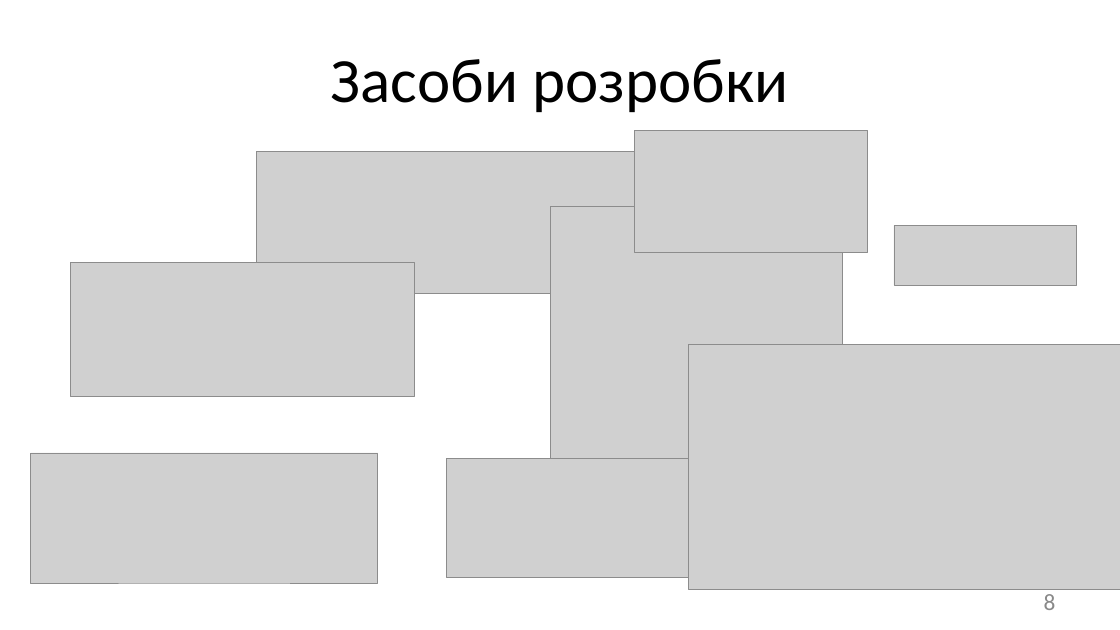
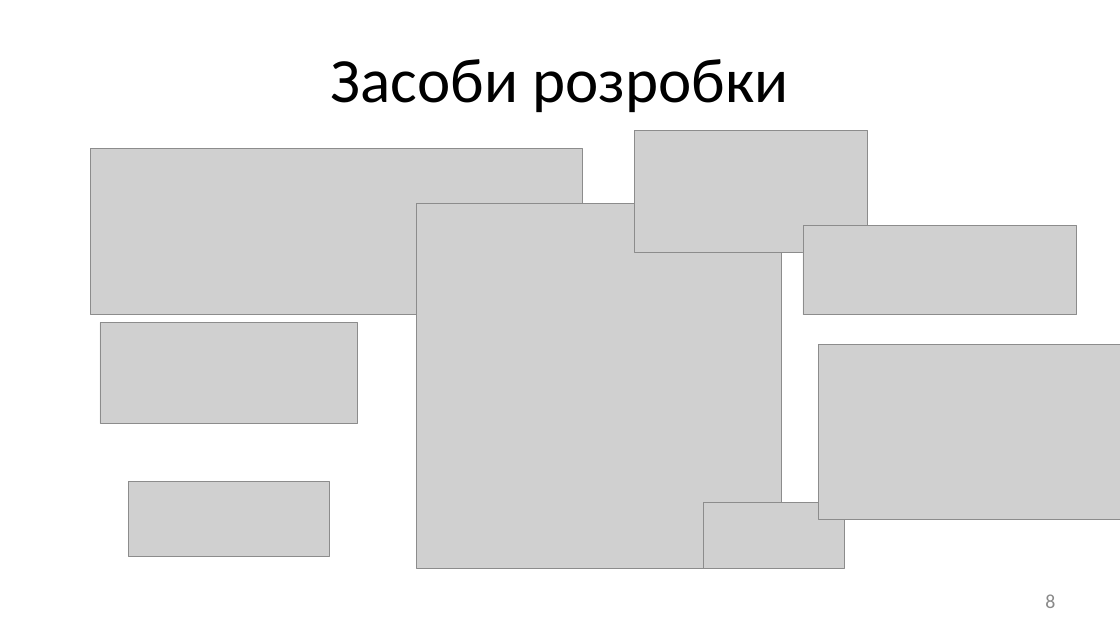
Before and after one commit to allmyloving/diploma, a slide deck: slide 8 of diploma_presentation.ppt. Drawn at 1120x630 pixels with LibreOffice and Linux fonts; fonts in the diff are those of the drawing; grey boxes stand for pictures. Boxes give left, top, right and bottom in pixels: in the first picture for what was removed or moved away, otherwise in the second. Text is boxed around its words. In the diff, an @@ line names an element or a change of style, - is before the commit and + after.

```diff
--- a/diploma_presentation.ppt
+++ b/diploma_presentation.ppt
@@ picture: place and size @@
-picture at [256, 151, 677, 293]
+picture at [91, 149, 583, 315]
@@ picture: place and size @@
-picture at [551, 207, 842, 498]
+picture at [416, 203, 782, 568]
@@ picture: place and size @@
-picture at [893, 225, 1076, 285]
+picture at [803, 225, 1076, 315]
@@ picture: place and size @@
-picture at [71, 262, 415, 396]
+picture at [100, 322, 358, 423]
@@ picture: place and size @@
-picture at [688, 344, 1120, 589]
+picture at [818, 344, 1120, 520]
@@ picture: place and size @@
-picture at [31, 453, 378, 583]
+picture at [128, 481, 329, 557]
@@ picture: place and size @@
-picture at [447, 458, 696, 577]
+picture at [704, 502, 844, 568]
@@ page number at [1045, 594, 1055, 608]: size 20 to 17 pt @@
```
Also in this commit, not shown: 1 other slide changed, 1 slide added, 1 slide removed, 2 other files.
